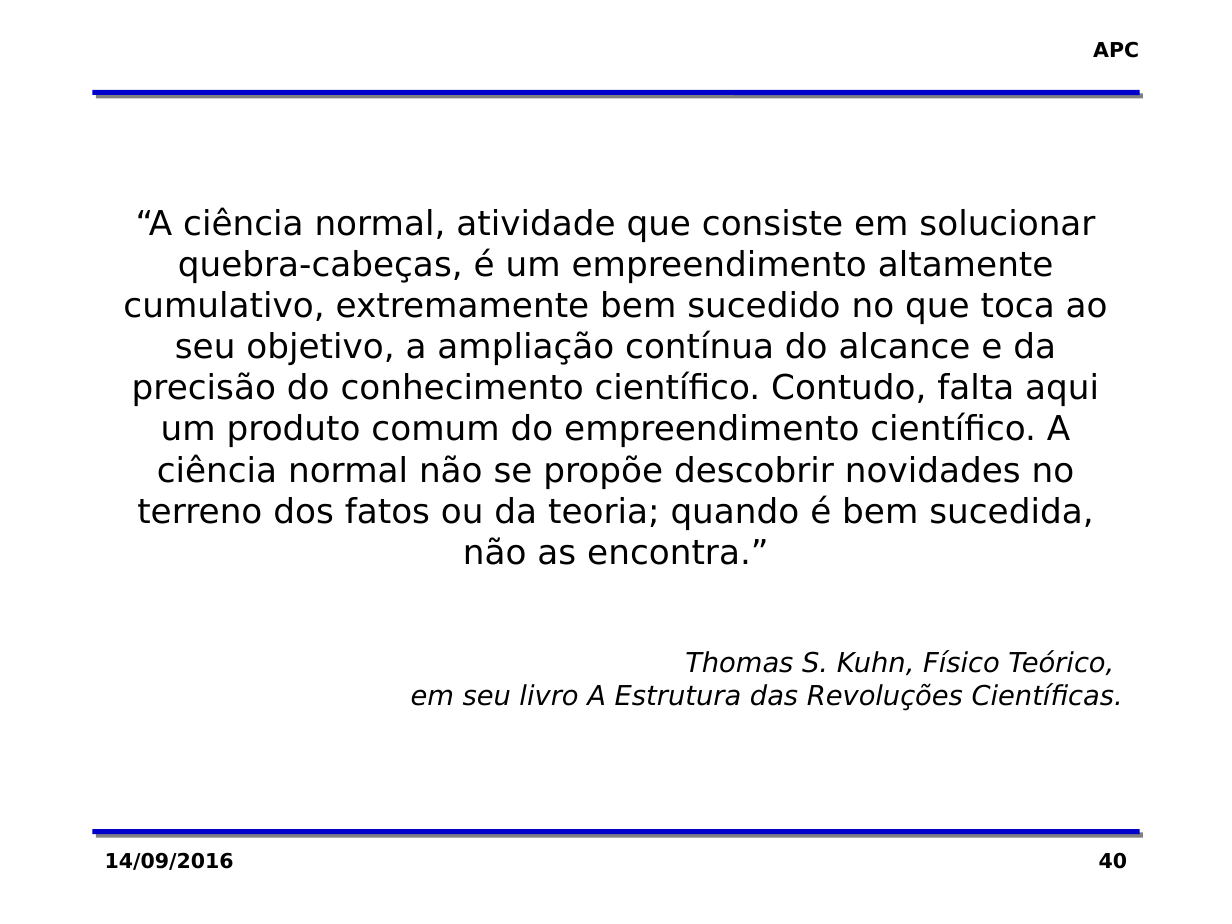
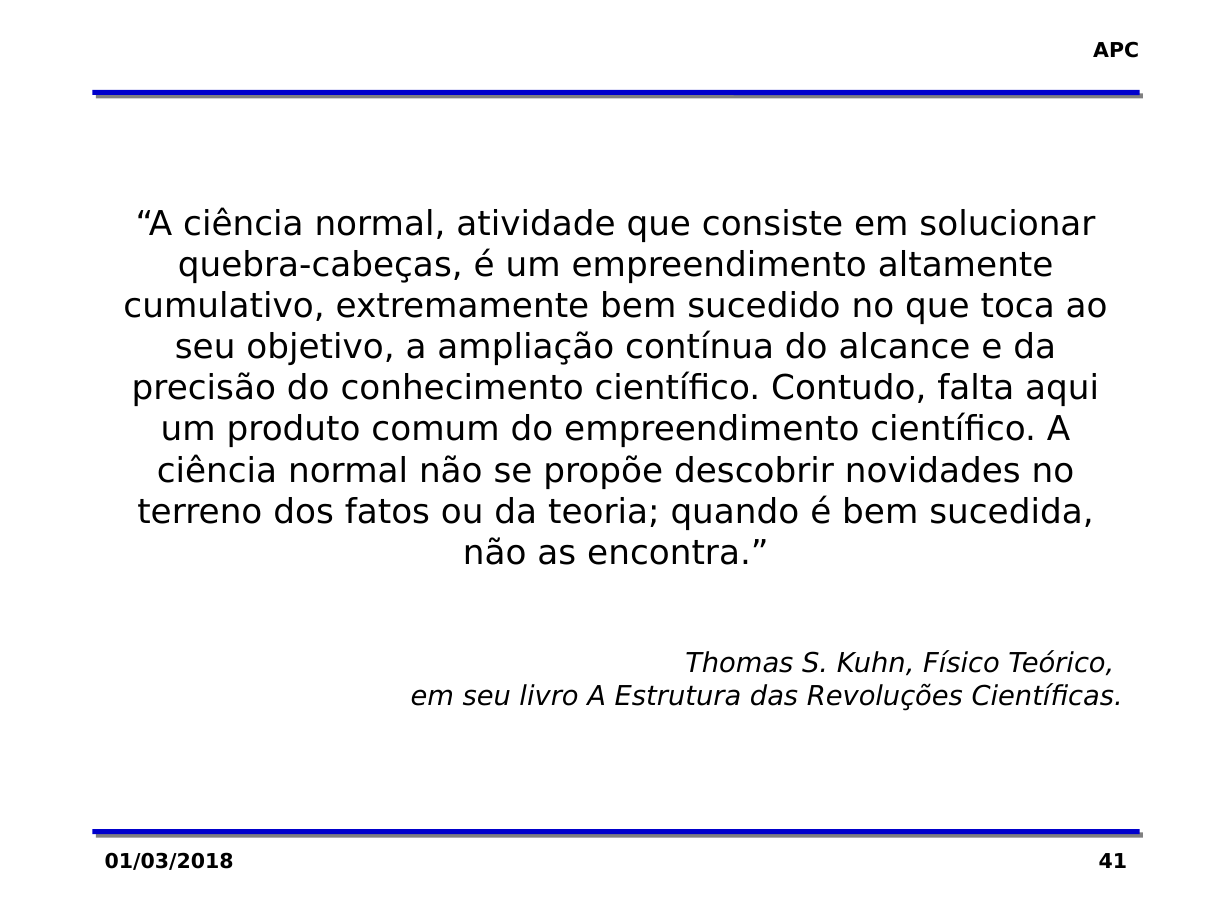
Before and after one commit to zaghetto/Algoritmos, a slide deck: slide 41 of MÓDULOS DE AULA/Módulo 02 - Organização Básica de um Computador.pptx (slide 40 before the commit). Drawn at 1232x924 pixels with LibreOffice and Linux fonts; fonts in the diff are those of the drawing; background and template pictures are left out. Boxes give left, top, right and bottom in pixels: in the first picture for what was removed or moved away, otherwise in the second. Text is boxed around its words. In the diff, an @@ line names an element or a change of style, - is before the commit and + after.

```diff
--- a/MÓDULOS DE AULA/Módulo 02 - Organização Básica de um Computador.pptx
+++ b/MÓDULOS DE AULA/Módulo 02 - Organização Básica de um Computador.pptx
@@ text at bbox=[105, 852, 234, 870]: text changed @@
-14/09/2016
+01/03/2018
@@ page number at bbox=[1099, 853, 1127, 868]: text changed @@
-40
+41
```
Also in this commit, not shown: 39 other slides changed, 1 slide added.
